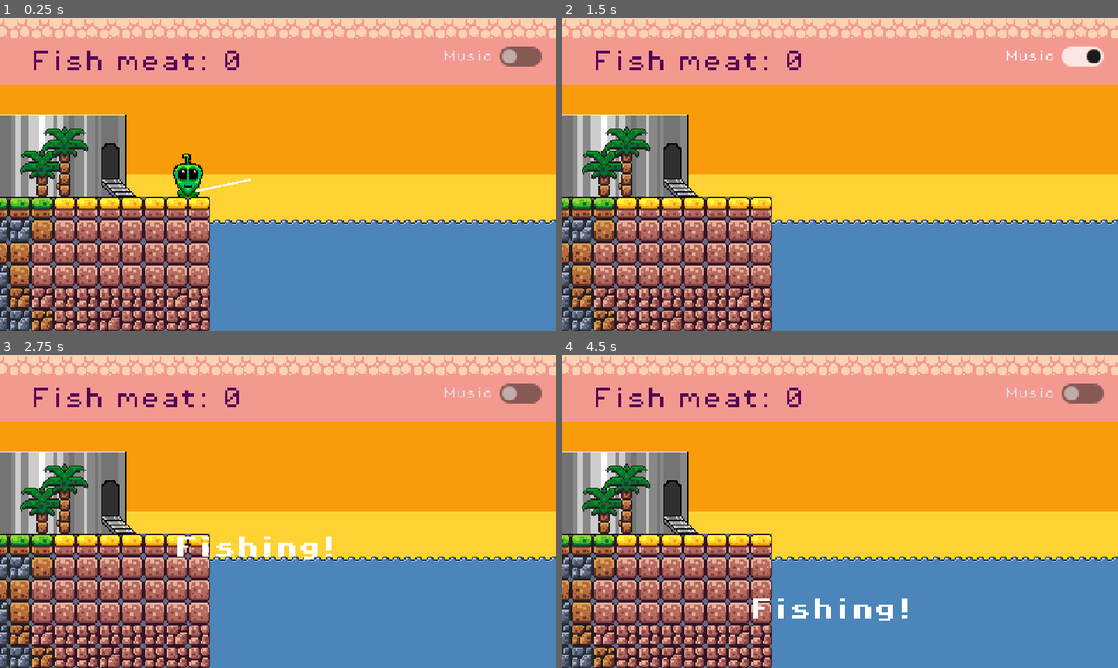
Above: before the commit, frames 1-4 (two rows, left to right).
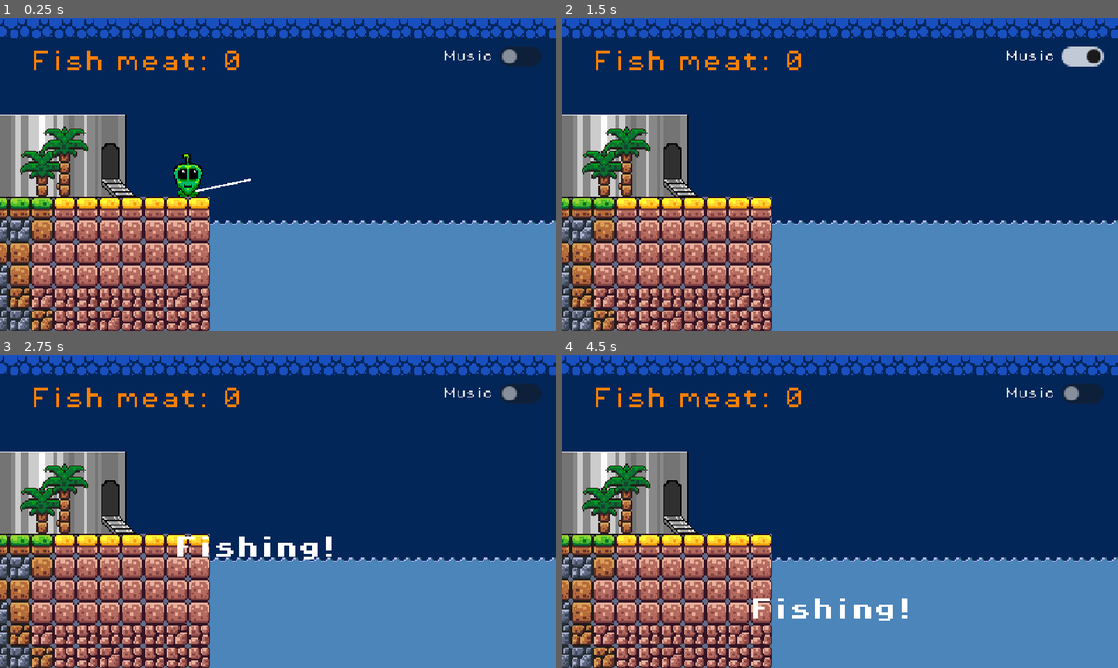
Above: after the commit, the same moments.

Repository: SWanstall/fishingOnAStar
Game: Godot game, scene res://scenes/fishing.tscn
Same seed, same stepped clock (60 frames per second), same inputs: the game is played once before the commit and once after it. The engine's default icon, where the game draws it, is replaced by a stand-in: a white triangle on a blue panel in a dark square.
Inputs (mouse positions are in pixels of both pictures, inside the frame that each line leads up to):
- Up to frame 1 (0.25 s): no input
- Up to frame 2 (1.5 s): tap Enter (ui_accept) at 0.5, 0.77 s; move the mouse to (962, 158) at 0.52 s; hold Right (ui_right) 0.53-1.25 s; click (962, 158) at 0.6 s; click "Music" at 1.25 s
- Up to frame 3 (2.75 s): move the mouse to (166, 527) at 2.02 s; hold Right (ui_right) from 2.03 s (still down); right-click (166, 527) at 2.1 s; tap Up (ui_up) at 2.27 s
- Up to frame 4 (4.5 s): move the mouse to (895, 442) at 2.77 s; release Right (ui_right) at 2.78 s; hold Left (ui_left) 2.78-3.53 s; hold Mouse wheel down (scroll) 2.78-3.53 s; tap Enter (ui_accept) at 3.5, 3.77 s; move the mouse to (812, 574) at 3.52 s; hold Right (ui_right) from 3.53 s (still down); click (812, 574) at 3.6 s; move the mouse to (1006, 558) at 4.27 s; right-click (1006, 558) at 4.35 s

The runs differ from the first frame. In frame 1, 55% of the frame differs, in the area x 0-100%, y 0-66%; in frame 2, 56%; in frame 3, 55%; in frame 4, 56%.

Commit message:
day-night cycle implemented

Diff:
--- a/scenes/fishing.tscn
+++ b/scenes/fishing.tscn
@@ -317,7 +317,6 @@
 script = ExtResource("1_iuaqv")
 
 [node name="SkyNight" type="TileMapLayer" parent="." unique_id=1752284596]
-visible = false
 tile_map_data = PackedByteArray("AAD3/wAAAAAAAA8AAAD4/wAAAAAAAA8AAAD5////AAAAAA8AAAD6////AAAAAA8AAAD7////AAAAAA8AAAD8// …(8656 unchanged characters)…
 tile_set = SubResource("TileSet_86dh0")
 
@@ -327,6 +326,7 @@
 tile_set = SubResource("TileSet_86dh0")
 
 [node name="SkyDawn" type="TileMapLayer" parent="." unique_id=326274057]
+visible = false
 tile_map_data = PackedByteArray("AAD3/wAAAAABAA0AAAD4/wAAAAABAA0AAAD5////AAABAA8AAAD6////AAABAA8AAAD7////AAABAA8AAAD8// …(8928 unchanged characters)…
 tile_set = SubResource("TileSet_86dh0")
 
@@ -419,6 +419,10 @@
 theme_override_font_sizes/font_size = 8
 text = "Music"
 
+[node name="DayNightCycle" type="Timer" parent="." unique_id=226323233]
+wait_time = 5.0
+autostart = true
+
 [connection signal="fish_landed" from="Character" to="." method="_on_character_fish_landed"]
 [connection signal="fish_processed" from="Character" to="." method="_on_character_fish_processed"]
 [connection signal="fish_rarity_set" from="Character" to="." method="_on_character_body_2d_fish_rarity_set"]
@@ -428,3 +432,4 @@
 [connection signal="biome_entered" from="Biome1" to="." method="_on_biome_2_biome_entered"]
 [connection signal="biome_entered" from="Biome2" to="." method="_on_biome_3_biome_entered"]
 [connection signal="toggled" from="CheckButton" to="." method="_on_check_button_toggled"]
+[connection signal="timeout" from="DayNightCycle" to="." method="_on_day_night_cycle_timeout"]
--- a/scripts/fishing.gd
+++ b/scripts/fishing.gd
@@ -6,6 +6,12 @@
 @onready var fish: AnimatedSprite2D = $Fish
 @onready var fish_meat = $FishMeat
 @onready var music: AudioStreamPlayer = $AudioStreamPlayer
+
+@onready var sky_night = $SkyNight
+@onready var sky_dusk = $SkyDusk
+@onready var sky_dawn = $SkyDawn
+@onready var sky_daylight = $SkyDaylight
+
 
 var green = Color(0.2,1,0.2,1)
 var red = Color(1,0.2,0.2,1)
@@ -21,9 +27,13 @@
 
 var fish_meat_score = 0
 
+enum Day_night_periods {DAWN, DAY, DUSK, NIGHT}
+var day_stage = 0
+
 # Called when the node enters the scene tree for the first time.
 func _ready() -> void:
 	fish_meat.text = str("Fish meat: %s" % fish_meat_score)
+	fish_meat.set("theme_override_colors/font_color", orange)
 
 
 # Called every frame. 'delta' is the elapsed time since the previous frame.
@@ -135,3 +145,34 @@
 		music.play()
 	else:
 		music.stop()
+
+func _on_day_night_cycle_timeout():
+	if day_stage == 0:
+		sky_dawn.visible = true
+		sky_daylight.visible = false
+		sky_dusk.visible = false
+		sky_night.visible = false
+		day_stage += 1
+		fish_meat.set("theme_override_colors/font_color", Color(0.32, 0, 0.33, 1))
+	elif day_stage == 1:
+		sky_dawn.visible = false
+		sky_daylight.visible = true
+		sky_dusk.visible = false
+		sky_night.visible = false
+		day_stage += 1
+		fish_meat.set("theme_override_colors/font_color", clear)
+	elif day_stage == 2:
+		sky_dawn.visible = false
+		sky_daylight.visible = false
+		sky_dusk.visible = true
+		sky_night.visible = false
+		day_stage += 1
+		fish_meat.set("theme_override_colors/font_color", orange)
+	elif day_stage == 3:
+		sky_dawn.visible = false
+		sky_daylight.visible = false
+		sky_dusk.visible = false
+		sky_night.visible = true
+		day_stage = 0
+		print("end of day")
+		fish_meat.set("theme_override_colors/font_color", orange)
